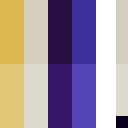
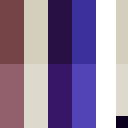
Comparing the layer stacks of the two 128x128 images. Changes:
"Calque 1": blend normal → multiply over box(0, 0, 24, 128)
